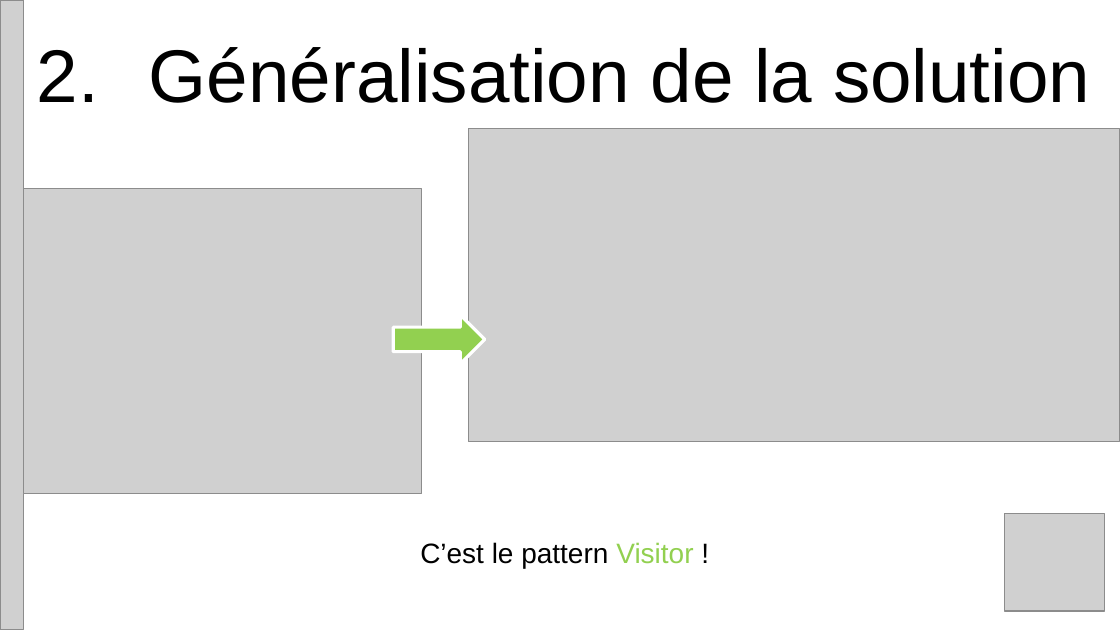
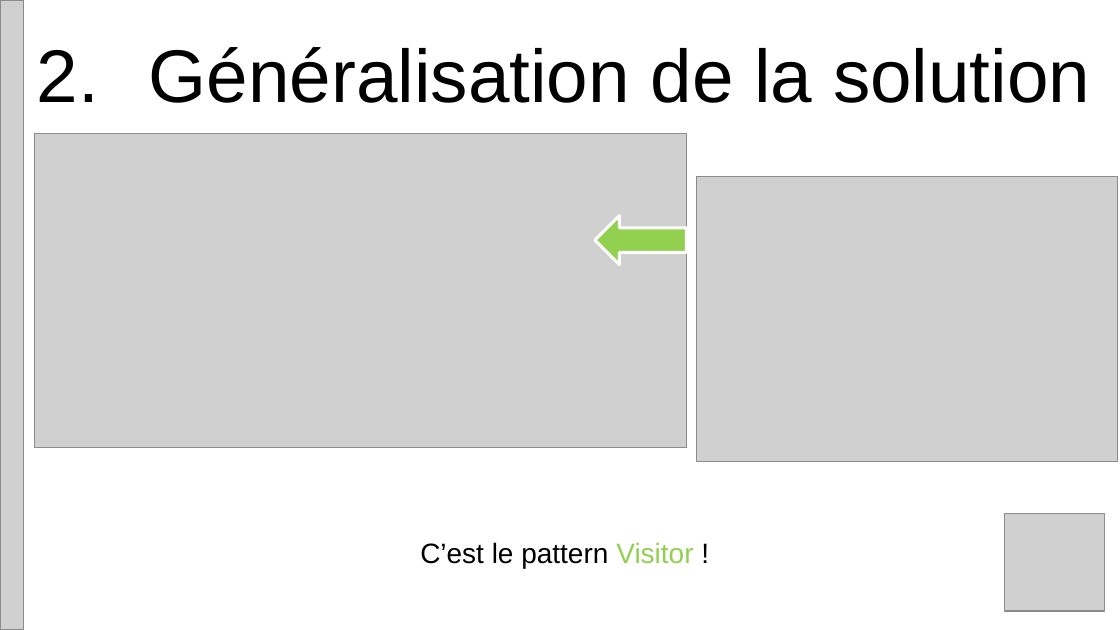
Before and after one commit to omebarki/meetuppatterns, a slide deck: slide 16 of doc/PatternsWesquad.pptx. Drawn at 1120x630 pixels with LibreOffice and Linux fonts; fonts in the diff are those of the drawing; grey boxes stand for pictures. Boxes give left, top, right and bottom in pixels: in the first picture for what was removed or moved away, otherwise in the second. Text is boxed around its words. In the diff, an @@ line names an element or a change of style, - is before the commit and + after.

```diff
--- a/doc/PatternsWesquad.pptx
+++ b/doc/PatternsWesquad.pptx
@@ picture: place and size @@
-picture at [468,129,1120,442]
+picture at [35,133,687,447]
@@ picture added at [697,177,1118,461] @@
@@ picture removed at [24,189,422,494] @@
@@ right arrow at [595,216,687,265]: rotation 0 to 180 degrees @@
```
Also in this commit, not shown: 2 other slides changed, 1 slide added, 5 other files.
